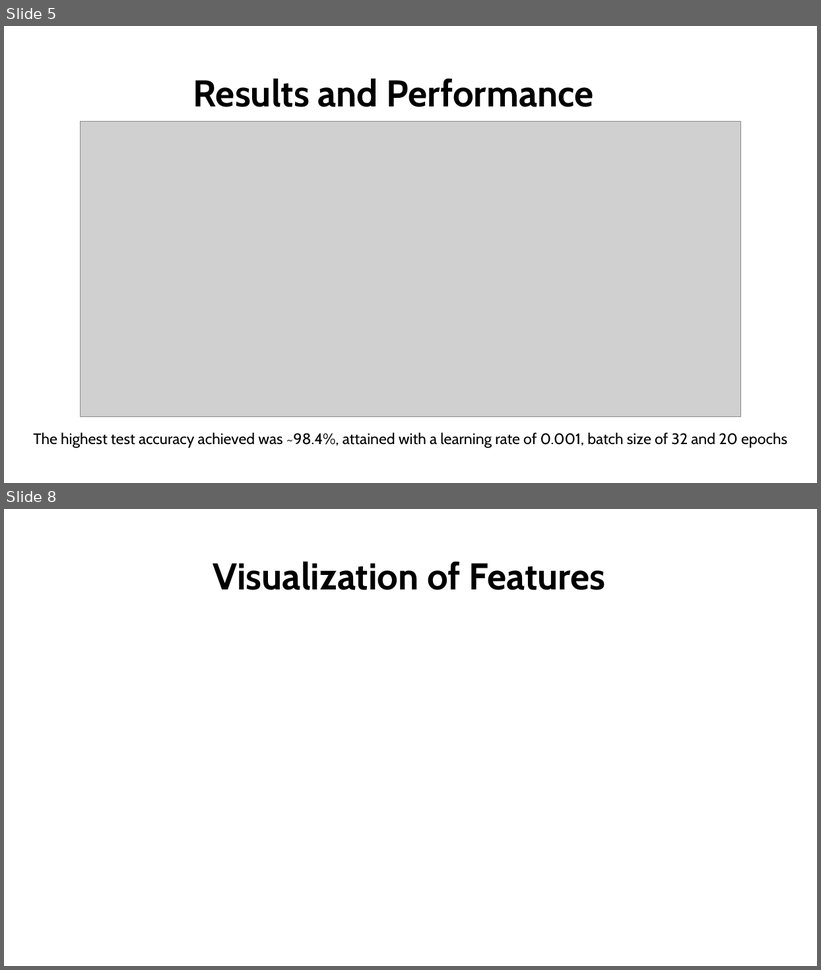
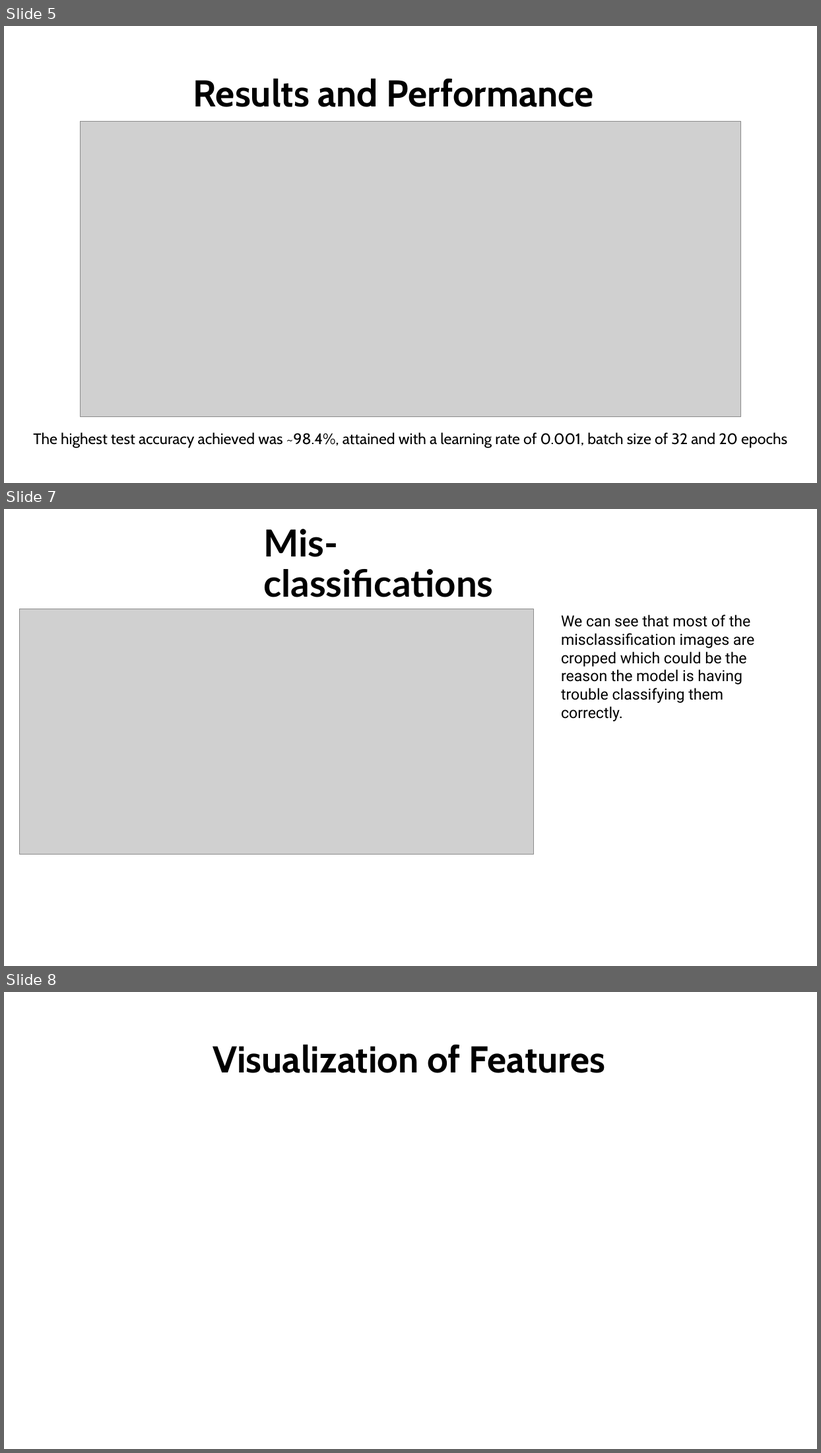
Before and after one commit to noatal345/Image_Classification_Task, a slide deck: results.pptx. Shown one above the other, each under a label of ours: slides 5 and 8 before the commit, slides 5, 7 and 8 after it; the slides between them are not shown. The pictures are 821x970 and 821x1453 pixels, drawn with LibreOffice and Linux fonts; fonts in the diff are those of the drawing; grey boxes stand for pictures; background and template pictures are left out. Boxes give left, top, right and bottom in pixels: in the first picture for what was removed or moved away, otherwise in the second. Text is boxed around its words. In the diff, an @@ line names an element or a change of style, - is before the commit and + after.

```diff
--- a/results.pptx
+++ b/results.pptx
@@ slide 7 added at (4,509,817,966), background picture (left out) @@
@@ title added at (263,529,493,597), 44 pt, text #000000, bold @@
+Mis-classifications
@@ picture added at (19,609,533,855) @@
@@ text added at (561,615,754,703), 18 pt, text #000000 @@
+We can see that most of the misclassification images are cropped which could be the reason the model is having trouble classifying them correctly.
```
Also in this commit, not shown: 5 slides changed, 1 slide removed, 1 other file.
